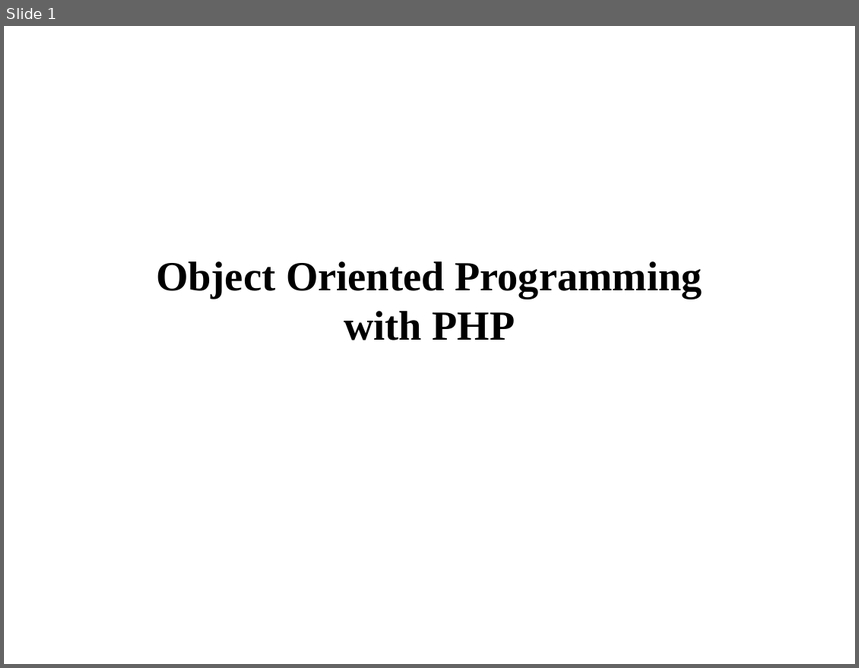
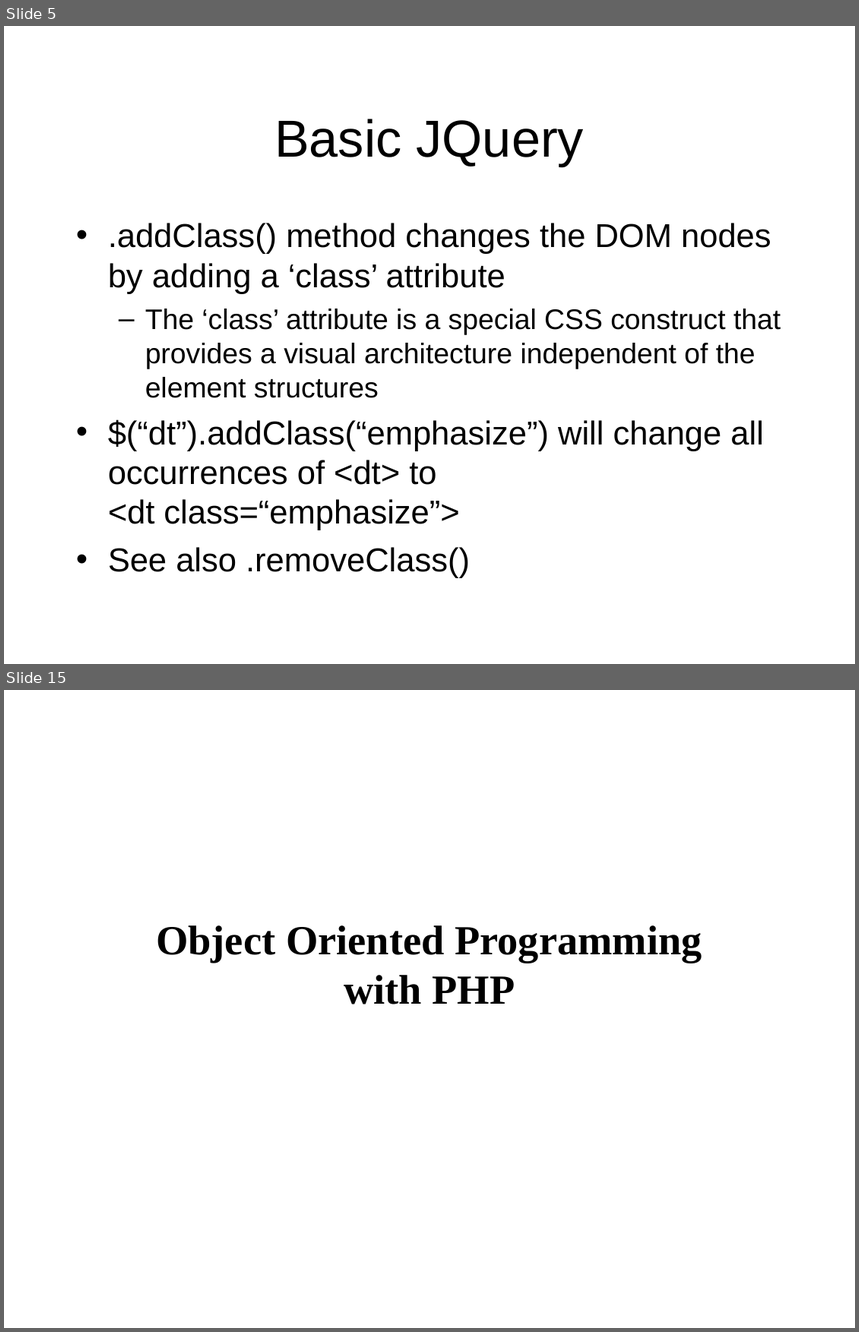
Before and after one commit to venerguevarra/php-workshop, a slide deck: presentation-deck/php.ppt. Shown one above the other, each under a label of ours: slide 1 before the commit, slides 5 and 15 after it; the slides between them are not shown. The pictures are 859x668 and 859x1332 pixels, drawn with LibreOffice and Linux fonts; fonts in the diff are those of the drawing. Boxes give left, top, right and bottom in pixels: in the first picture for what was removed or moved away, otherwise in the second. Text is boxed around its words. In the diff, an @@ line names an element or a change of style, - is before the commit and + after.

```diff
--- a/presentation-deck/php.ppt
+++ b/presentation-deck/php.ppt
@@ slide 5 added at <box>4,26,855,664</box>, background #FFFFFF @@
@@ text added at <box>275,119,584,166</box>, 44 pt, text #000000 @@
+Basic JQuery
@@ text added at <box>108,223,781,579</box>, 28 pt, text #000000 @@
+• .addClass() method changes the DOM nodes by adding a ‘class’ attribute
+  – The ‘class’ attribute is a special CSS construct that provides a visual architecture independent of the element structures
+• $(“dt”).addClass(“emphasize”) will change all occurrences of <dt> to <dt class=“emphasize”>
+• See also .removeClass()
@@ what was slide 1 is now slide 15 @@
```
Also in this commit, not shown: 13 other slides added, 1 other file.
